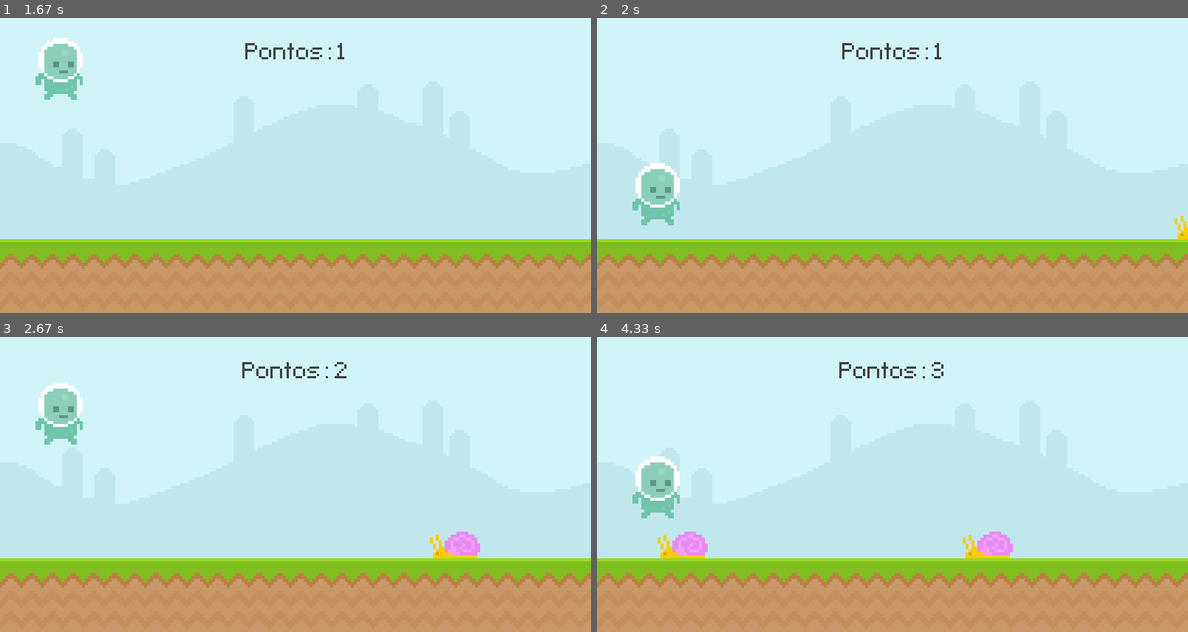
Above: before the commit, frames 1-4 (two rows, left to right).
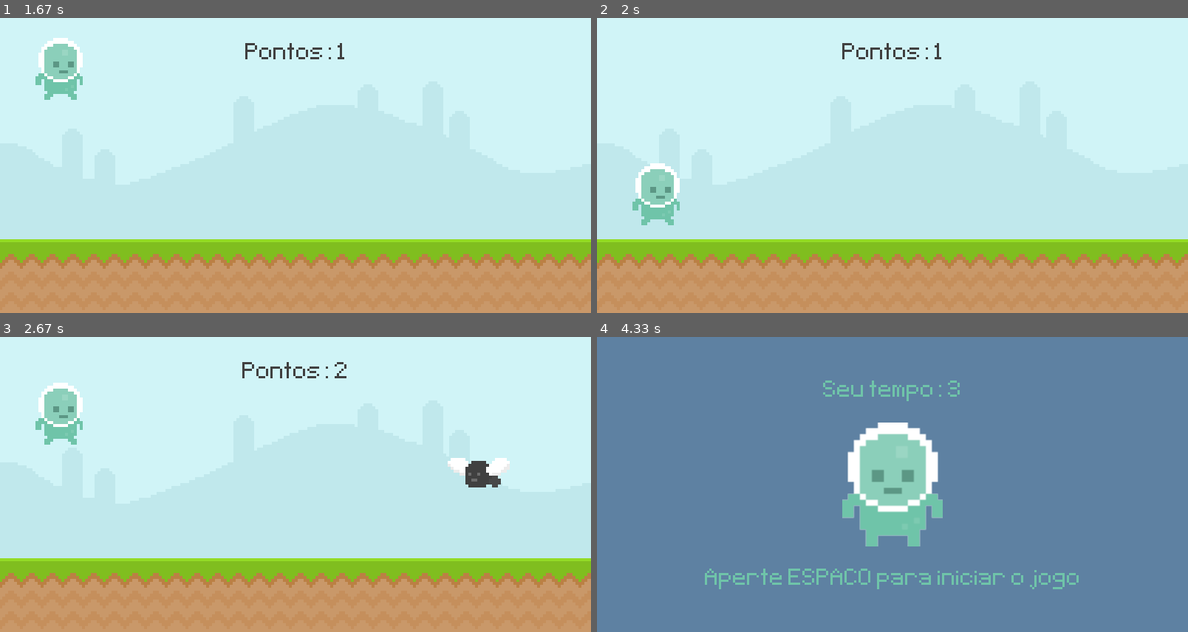
Above: after the commit, the same moments.

Repository: Phvr06/pygame-tutorial
Game: pygame game, started from main.py
Same seed, same stepped clock (60 frames per second), same inputs: the game is played once before the commit and once after it.
Inputs:
- Up to frame 1 (1.67 s): tap Space at 0.33, 0.67, 1.07, 1.37 s
- Up to frame 2 (2 s): tap Space at 1.9 s
- Up to frame 3 (2.67 s): tap Space at 2.2 s
- Up to frame 4 (4.33 s): tap Space at 2.97, 3.73, 4.13 s

Frame 1 is identical in both runs. In frame 2, 0.1% of the frame differs, in the area x 97-100%, y 67-75%; in frame 3, 1.3%; in frame 4, 100%, in the area x 0-100%, y 0-100%.

Commit message:
mosca e colisões

Diff:
--- a/main.py
+++ b/main.py
@@ -14,11 +14,21 @@
         for obstaculo in obstaculo_lista:
             obstaculo.x -= 5
 
-            tela.blit(superficie_lesma,obstaculo)
+            if obstaculo.bottom == 300:
+                tela.blit(superficie_lesma,obstaculo)
+            else:
+                tela.blit(superficie_mosca,obstaculo)
 
         obstaculo_lista = [obstaculo for obstaculo in obstaculo_lista if obstaculo.x > -100]
 
     return obstaculo_lista
+
+def colisoes(player, obstaculos):
+    if obstaculos:
+        for obstaculo in obstaculos:
+            if player.colliderect(obstaculo):
+                return False
+    return True
 
 WIDTH = 800
 HEIGHT = 400
@@ -34,7 +44,7 @@
 superficie_sky = pygame.image.load('graphics/Sky.png').convert()
 superficie_ground = pygame.image.load('graphics/ground.png').convert()
 superficie_lesma = pygame.image.load('graphics/snail/snail1.png').convert_alpha()
-retangulo_lesma = superficie_lesma.get_rect(midbottom = (600, 300))
+superficie_mosca = pygame.image.load('graphics/fly/fly1.png').convert_alpha()
 obstaculo_lista = []
 superficie_player = pygame.image.load('graphics/Player/player_walk_1.png').convert_alpha()
 retangulo_player = superficie_player.get_rect(midbottom = (80, 300))
@@ -62,22 +72,19 @@
             if evento.type == pygame.KEYDOWN and evento.key == pygame.K_SPACE and retangulo_player.bottom >= 300:
                 gravidade = -20
             if evento.type == timer_obstaculo:
-                obstaculo_lista.append(superficie_lesma.get_rect(bottomright = (randint(900,1100), 300)))
+                if randint(0,2):
+                    obstaculo_lista.append(superficie_lesma.get_rect(bottomright = (randint(900,1100), 300)))
+                else:
+                    obstaculo_lista.append(superficie_lesma.get_rect(bottomright = (randint(900,1100), 200)))
         else:
             if evento.type == pygame.KEYDOWN and evento.key == pygame.K_SPACE:
                 jogando = True
-                retangulo_lesma.left = 800
                 tempo_inicial = pygame.time.get_ticks()
 
     if jogando:
         tela.blit(superficie_sky, (0, 0))
         tela.blit(superficie_ground, (0, 300))
         tempo_jogo = placar()
-        # if retangulo_lesma.right > 0:
-        #     retangulo_lesma.x -= 4
-        # else:
-        #     retangulo_lesma.left = 800
-        # tela.blit(superficie_lesma, retangulo_lesma)
 
         gravidade += 1
         retangulo_player.y += gravidade
@@ -87,13 +94,15 @@
 
         obstaculo_lista = movimento_obstaculo(obstaculo_lista)
 
-        if retangulo_lesma.colliderect(retangulo_player):
-            jogando = False
+        jogando = colisoes(retangulo_player, obstaculo_lista)
 
     else:
         tela.fill((94,129,162))
         tela.blit(player_parado, retangulo_player_parado)
         tela.blit(comecar, comecar_retangulo)
+        obstaculo_lista.clear()
+        retangulo_player.midbottom = (80, 300)
+        gravidade = 0
         if tempo_jogo == 0:
             tela.blit(nome_jogo, nome_retangulo)
         else:
